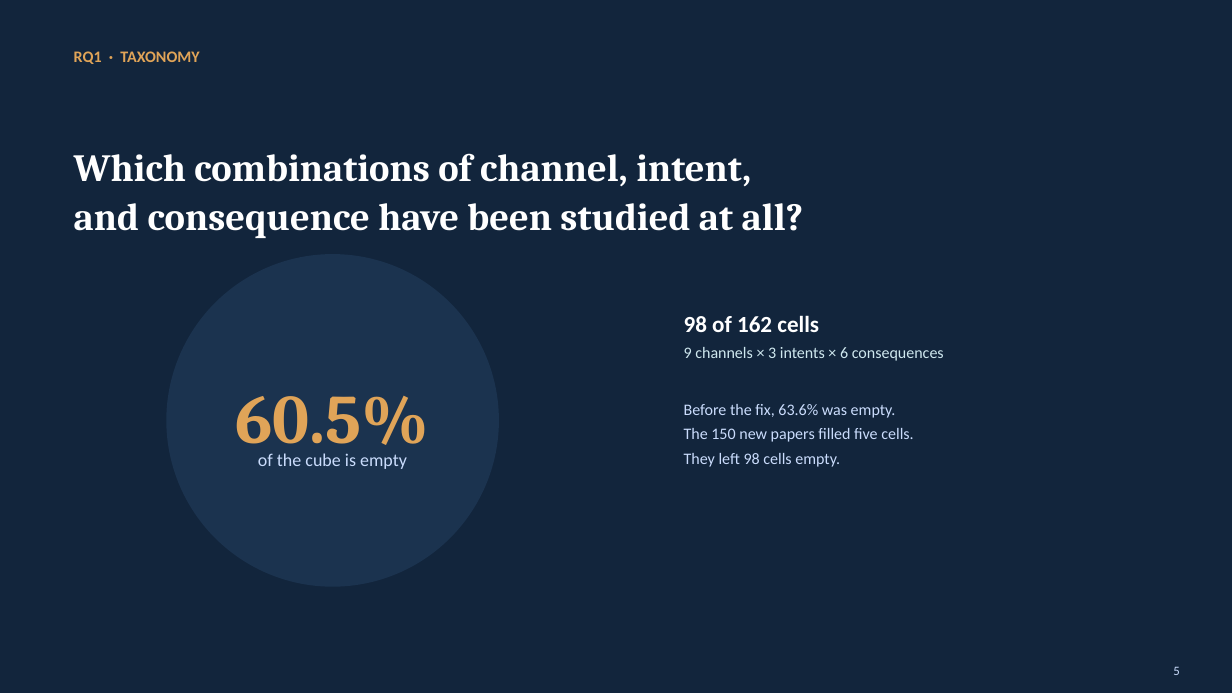
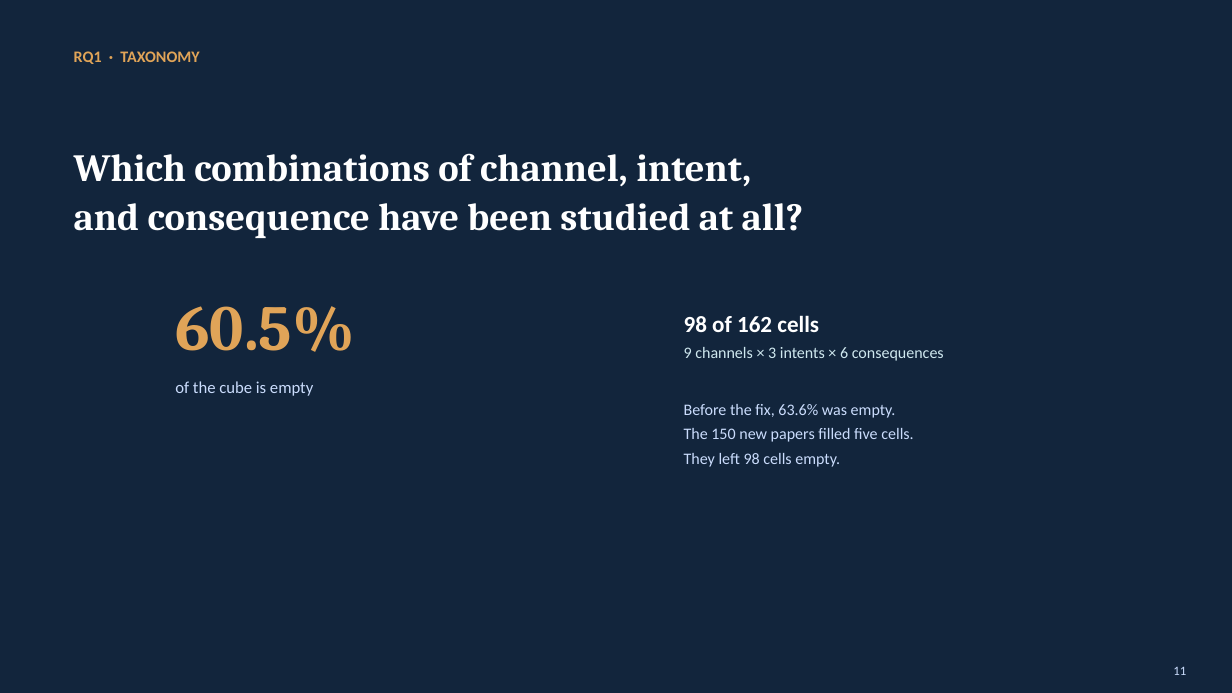
Before and after one commit to Nyamtulla/context_poison, a slide deck: slide 11 of context_sok_results_presentation.pptx (slide 5 before the commit). Drawn at 1232x693 pixels with LibreOffice and Linux fonts; fonts in the diff are those of the drawing. Boxes give left, top, right and bottom in pixels: in the first picture for what was removed or moved away, otherwise in the second. Text is boxed around its words. In the diff, an @@ line names an element or a change of style, - is before the commit and + after.

```diff
--- a/context_sok_results_presentation.pptx
+++ b/context_sok_results_presentation.pptx
@@ ellipse removed at (166, 254, 499, 587) @@
@@ text "60.5%": place and size @@
-text "60.5%" at (236, 396, 430, 458)
+text "60.5%" at (175, 306, 354, 352)
@@ text "60.5%" at (175, 306, 354, 352): size 54 to 50 pt; alignment centre to left @@
@@ text "of the cube is empty": place and size @@
-text "of the cube is empty" at (258, 453, 407, 469)
+text "of the cube is empty" at (175, 381, 313, 396)
@@ text "of the cube is empty" at (175, 381, 313, 396): size 14 to 13 pt; alignment centre to left @@
@@ text at (1173, 666, 1186, 675): text changed @@
-5
+11
```
Also in this commit, not shown: 24 other slides changed, 7 slides added, 2 other files.
